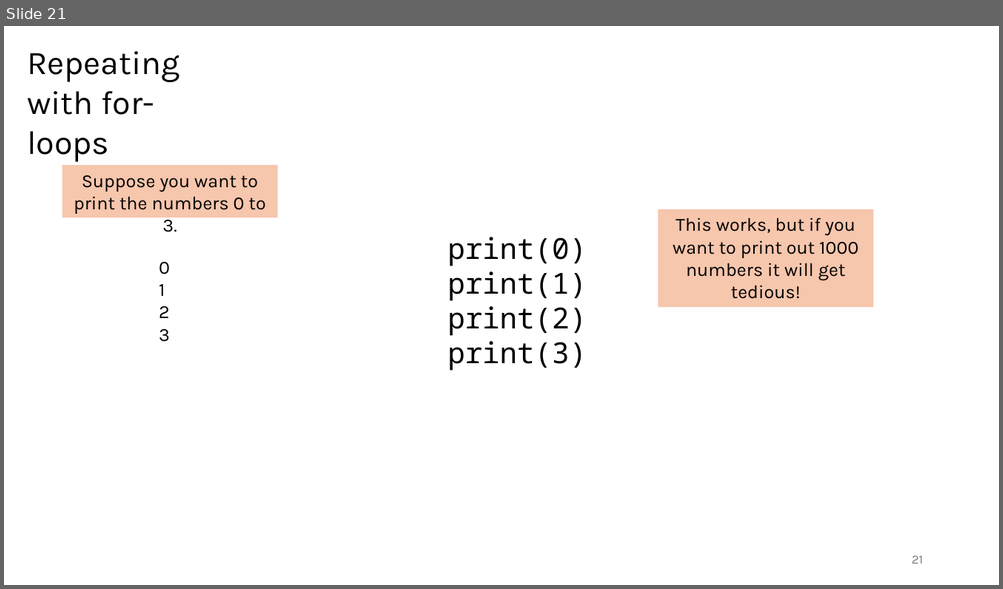
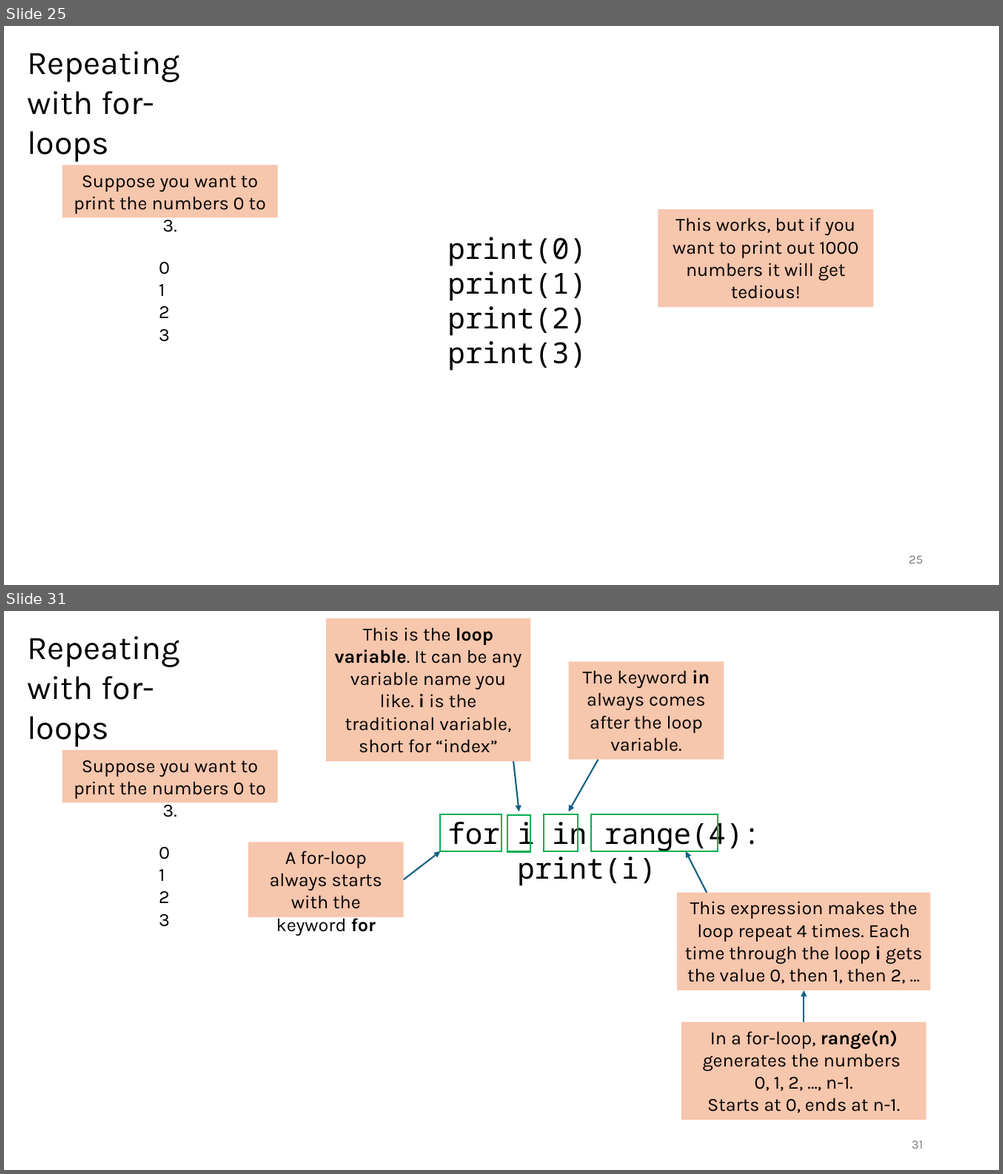
Before and after one commit to tjd1234/cmpt120fall2024, a slide deck: lecture_notes/chapter3/chapter3.pptx. Shown one above the other, each under a label of ours: slide 21 before the commit, slides 25 and 31 after it; the slides between them are not shown. The pictures are 1003x589 and 1003x1174 pixels, drawn with LibreOffice and Linux fonts; fonts in the diff are those of the drawing. Boxes give left, top, right and bottom in pixels: in the first picture for what was removed or moved away, otherwise in the second. Text is boxed around its words. In the diff, an @@ line names an element or a change of style, - is before the commit and + after.

```diff
--- a/lecture_notes/chapter3/chapter3.pptx
+++ b/lecture_notes/chapter3/chapter3.pptx
@@ slide 31 added at (x1=4, y1=611, x2=999, y2=1170), background #FFFFFF @@
@@ rectangle added at (x1=326, y1=618, x2=530, y2=762), fill #F6C6AD, 18 pt, text #000000 @@
+This is the loop variable. It can be any variable name you like. i is the traditional variable, short for “index”
@@ text added at (x1=27, y1=636, x2=180, y2=747), 32 pt, text #000000 @@
+Repeating
+with for-loops
@@ rectangle added at (x1=569, y1=662, x2=724, y2=760), fill #F6C6AD, 18 pt, text #000000 @@
+The keyword in always comes after the loop variable.
@@ rectangle added at (x1=62, y1=750, x2=278, y2=803), fill #F6C6AD, 18 pt, text #000000 @@
+Suppose you want to print the numbers 0 to 3.
@@ arrow added from (514, 762) to (519, 812), #156082 1.5 pt @@
@@ arrow added from (598, 760) to (569, 812), #156082 1.5 pt @@
@@ rectangle added at (x1=441, y1=815, x2=502, y2=852), outline #00B050 1.5 pt @@
@@ text added at (x1=447, y1=817, x2=760, y2=886), 28 pt, text #000000 @@
+for i in range(4):
+print(i)
@@ rectangle added at (x1=508, y1=815, x2=531, y2=852), outline #00B050 1.5 pt @@
@@ rectangle added at (x1=543, y1=815, x2=578, y2=852), outline #00B050 1.5 pt @@
@@ rectangle added at (x1=590, y1=815, x2=717, y2=852), outline #00B050 1.5 pt @@
@@ text added at (x1=159, y1=847, x2=170, y2=927), 18 pt, text #000000 @@
+0
+1
+2
+3
@@ rectangle added at (x1=248, y1=843, x2=403, y2=917), fill #F6C6AD, 18 pt, text #000000 @@
+A for-loop always starts with the keyword for
@@ arrow added from (403, 880) to (441, 851), #156082 1.5 pt @@
@@ arrow added from (707, 893) to (686, 851), #156082 1.5 pt @@
@@ rectangle added at (x1=677, y1=893, x2=930, y2=991), fill #F6C6AD, 18 pt, text #000000 @@
+This expression makes the loop repeat 4 times. Each time through the loop i gets the value 0, then 1, then 2, …
@@ arrow added from (804, 1023) to (804, 991), #156082 1.5 pt @@
@@ rectangle added at (x1=681, y1=1023, x2=926, y2=1121), fill #F6C6AD, 18 pt, text #000000 @@
+In a for-loop, range(n) generates the numbers
+0, 1, 2, …, n-1.
+Starts at 0, ends at n-1.
@@ page number added at (x1=911, y1=1141, x2=922, y2=1149), 12 pt, text #797979 @@
+31
@@ what was slide 21 is now slide 25 @@
@@ page number at (x1=908, y1=556, x2=922, y2=564): text changed @@
-21
+25
```
Also in this commit, not shown: 10 slides changed, 11 other slides added, 1 other file.
